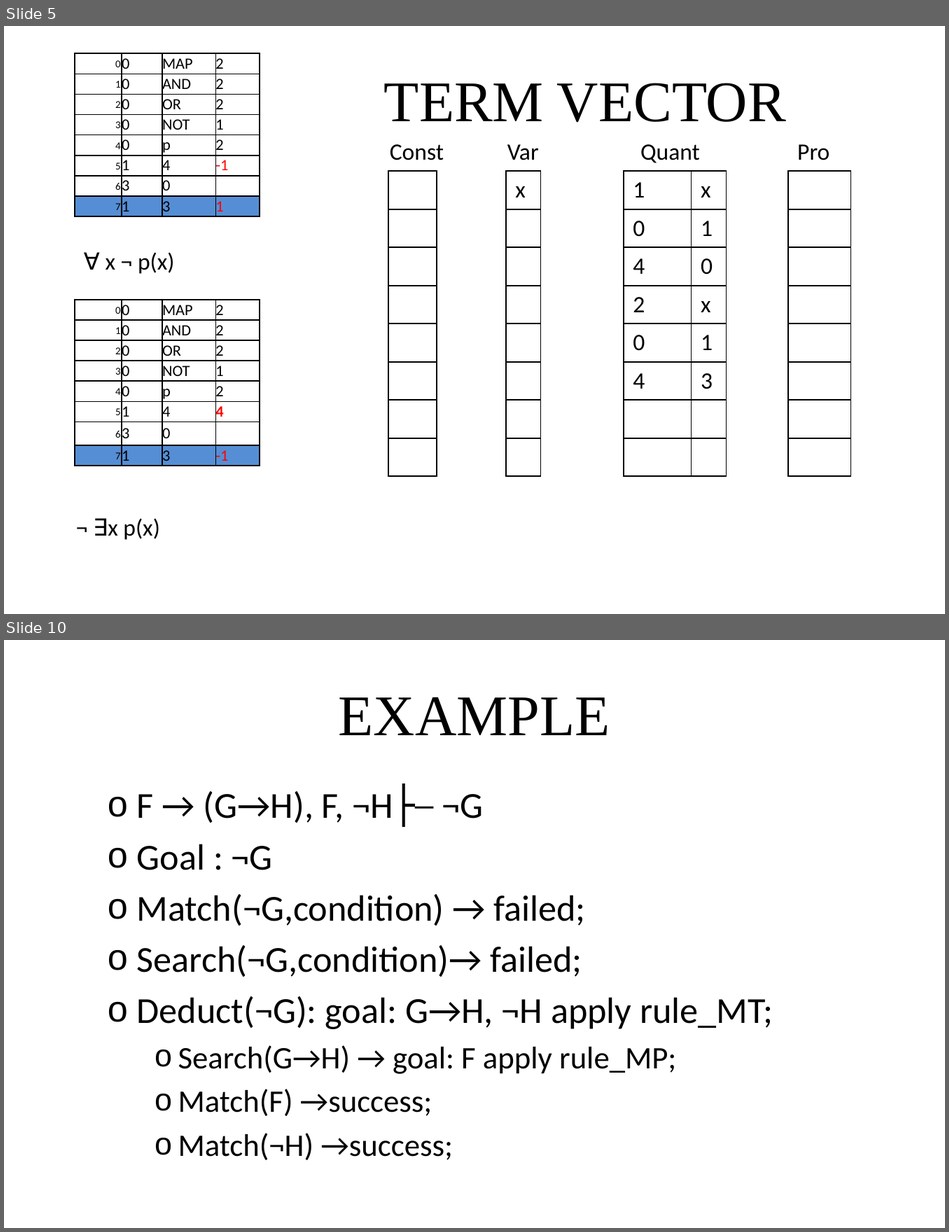
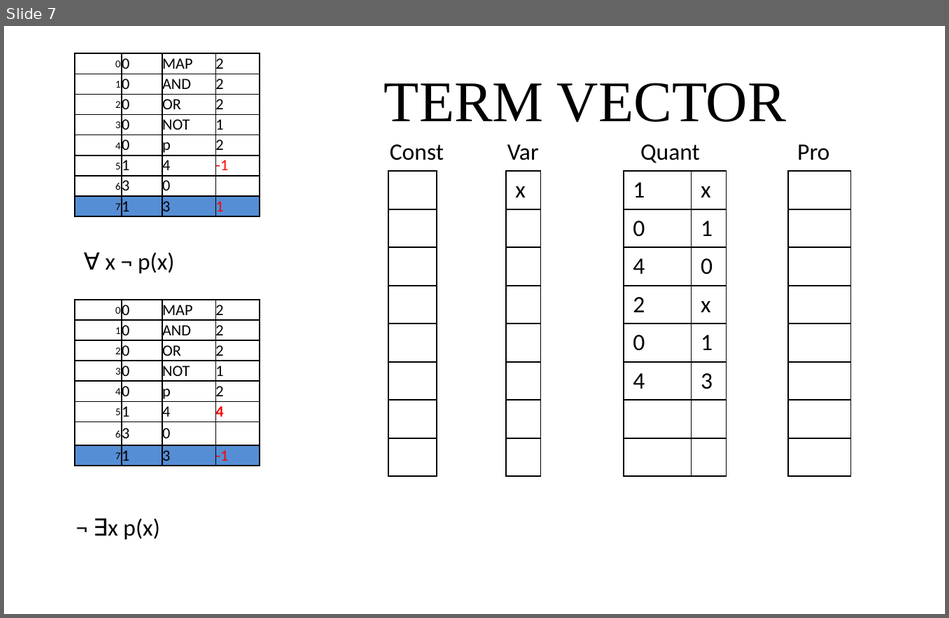
Before and after one commit to giang-rocker/logic, a slide deck: Report/SUY LUẬN TỰ NHIÊN.pptx. Shown one above the other, each under a label of ours: slides 5 and 10 before the commit, slide 7 after it; the slides between them are not shown. The pictures are 949x1232 and 949x618 pixels, drawn with LibreOffice and Linux fonts; fonts in the diff are those of the drawing. Boxes give left, top, right and bottom in pixels: in the first picture for what was removed or moved away, otherwise in the second. Text is boxed around its words. In the diff, an @@ line names an element or a change of style, - is before the commit and + after.

```diff
--- a/Report/SUY LUẬN TỰ NHIÊN.pptx
+++ b/Report/SUY LUẬN TỰ NHIÊN.pptx
@@ slide 10 removed at (x1=4, y1=640, x2=945, y2=1228), background #FFFFFF @@
@@ title removed at (x1=339, y1=697, x2=610, y2=735) @@
-EXAMPLE
@@ text removed at (x1=137, y1=791, x2=773, y2=1160) @@
-  o F → (G→H), F, ¬H├─ ¬G
-  o Goal : ¬G
-  o Match(¬G,condition) → failed;
-  o Search(¬G,condition)→ failed;
-  o Deduct(¬G): goal: G→H, ¬H apply rule_MT;
-    o Search(G→H) → goal: F apply rule_MP;
-    o Match(F) →success;
-    o Match(¬H) →success;
@@ what was slide 5 is now slide 7 @@
```
Also in this commit, not shown: 2 slides changed, 19 slides added, 5 other slides removed, 1 other file.
